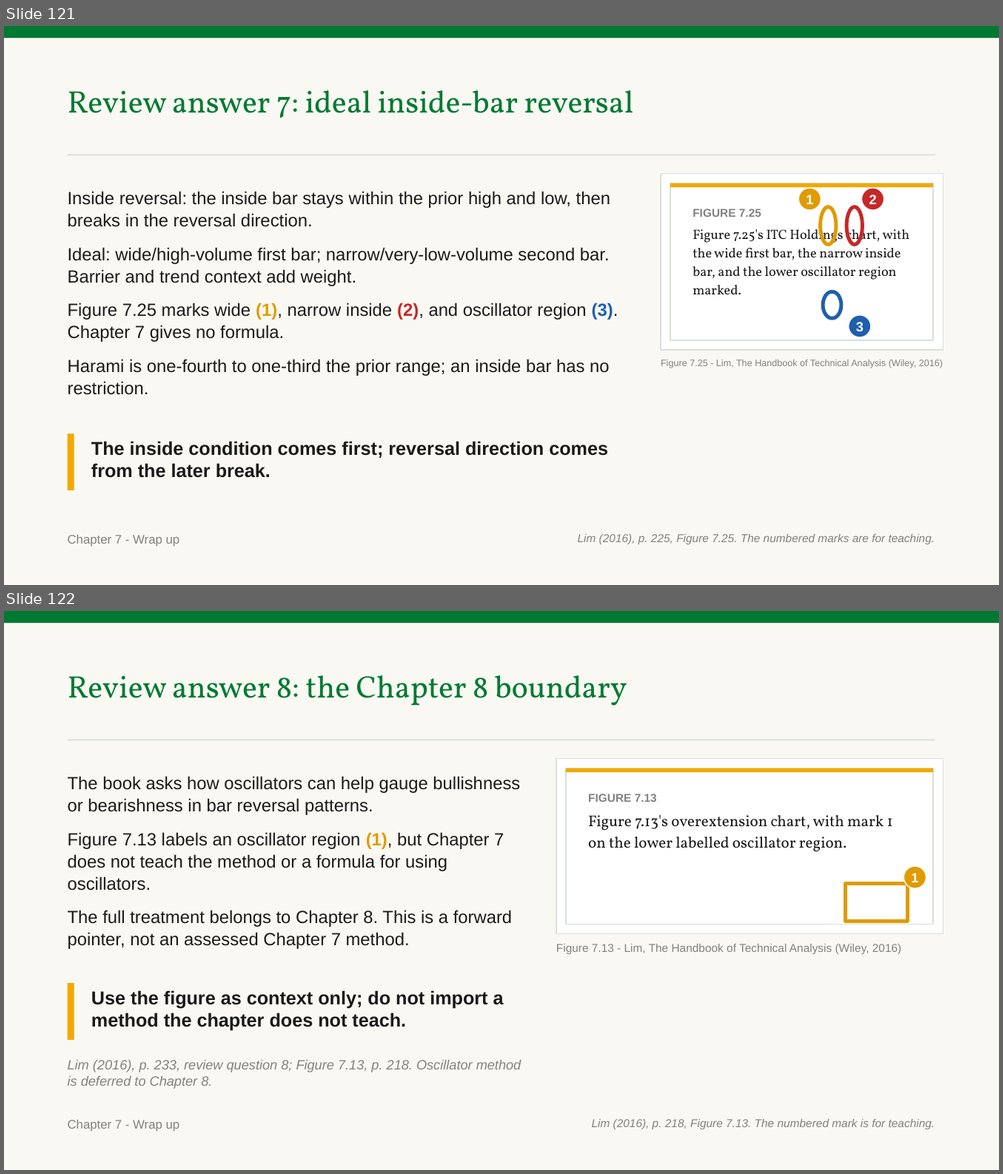
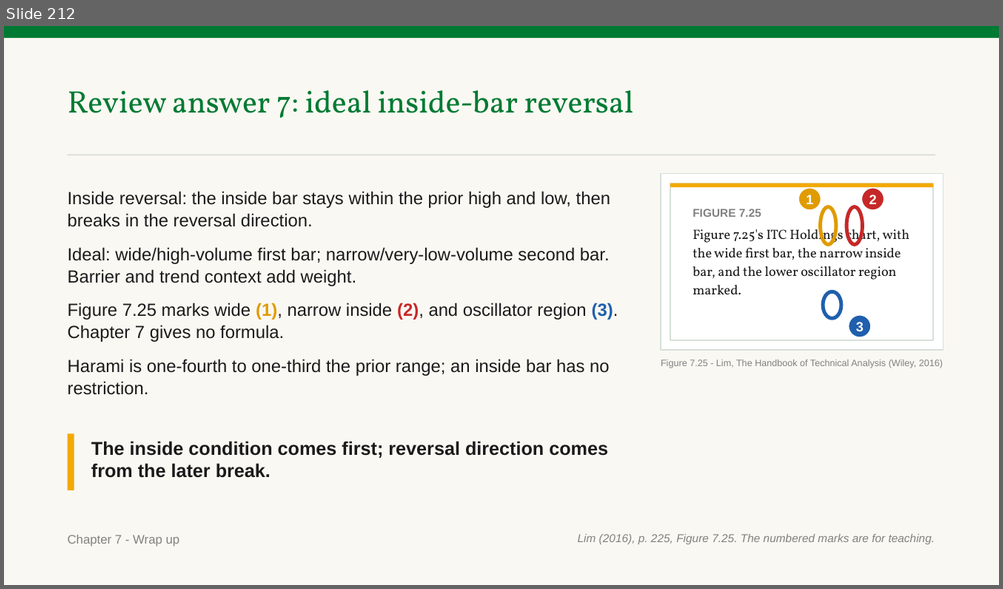
Before and after one commit to benjiesotelo-sudo/Telos_FIN1209, a slide deck: chapter-07/FIN1209-Chapter-07.pptx. Shown one above the other, each under a label of ours: slides 121 and 122 before the commit, slide 212 after it. The pictures are 1003x1174 and 1003x589 pixels, drawn with LibreOffice and Linux fonts; fonts in the diff are those of the drawing. Boxes give left, top, right and bottom in pixels: in the first picture for what was removed or moved away, otherwise in the second. Text is boxed around its words. In the diff, an @@ line names an element or a change of style, - is before the commit and + after.

```diff
--- a/chapter-07/FIN1209-Chapter-07.pptx
+++ b/chapter-07/FIN1209-Chapter-07.pptx
@@ slide 122 removed at (4, 611, 999, 1170), background #FFFFFF @@
@@ rectangle removed at (4, 611, 999, 1170) @@
@@ rectangle removed at (4, 611, 999, 623) @@
@@ text removed at (68, 675, 627, 706) @@
-Review answer 8: the Chapter 8 boundary
@@ rectangle removed at (68, 739, 935, 741) @@
@@ rectangle removed at (556, 759, 942, 934) @@
@@ text removed at (68, 776, 520, 949) @@
-The book asks how oscillators can help gauge bullishness or bearishness in bar reversal patterns.
-Figure 7.13 labels an oscillator region (1), but Chapter 7 does not teach the method or a formula for using oscillators.
-The full treatment belongs to Chapter 8. This is a forward pointer, not an assessed Chapter 7 method.
@@ rectangle removed at (566, 769, 933, 924) @@
@@ rectangle removed at (566, 769, 933, 773) @@
@@ text removed at (588, 794, 893, 852) @@
-FIGURE 7.13
-Figure 7.13's overextension chart, with mark 1 on the lower labelled oscillator region.
@@ ellipse removed at (904, 866, 926, 889) @@
-1
@@ rectangle removed at (845, 884, 908, 921) @@
@@ text removed at (556, 944, 901, 954) @@
-Figure 7.13 - Lim, The Handbook of Technical Analysis (Wiley, 2016)
@@ rectangle removed at (68, 983, 74, 1040) @@
@@ text removed at (91, 991, 504, 1031) @@
-Use the figure as context only; do not import a method the chapter does not teach.
@@ text removed at (68, 1060, 521, 1089) @@
-Lim (2016), p. 233, review question 8; Figure 7.13, p. 218. Oscillator method is deferred to Chapter 8.
@@ text removed at (68, 1120, 180, 1132) @@
-Chapter 7 - Wrap up
@@ text removed at (592, 1119, 935, 1130) @@
-Lim (2016), p. 218, Figure 7.13. The numbered mark is for teaching.
@@ what was slide 121 is now slide 212 @@
```
Also in this commit, not shown: 8 slides changed, 128 slides added, 36 other slides removed, 2 other files.
